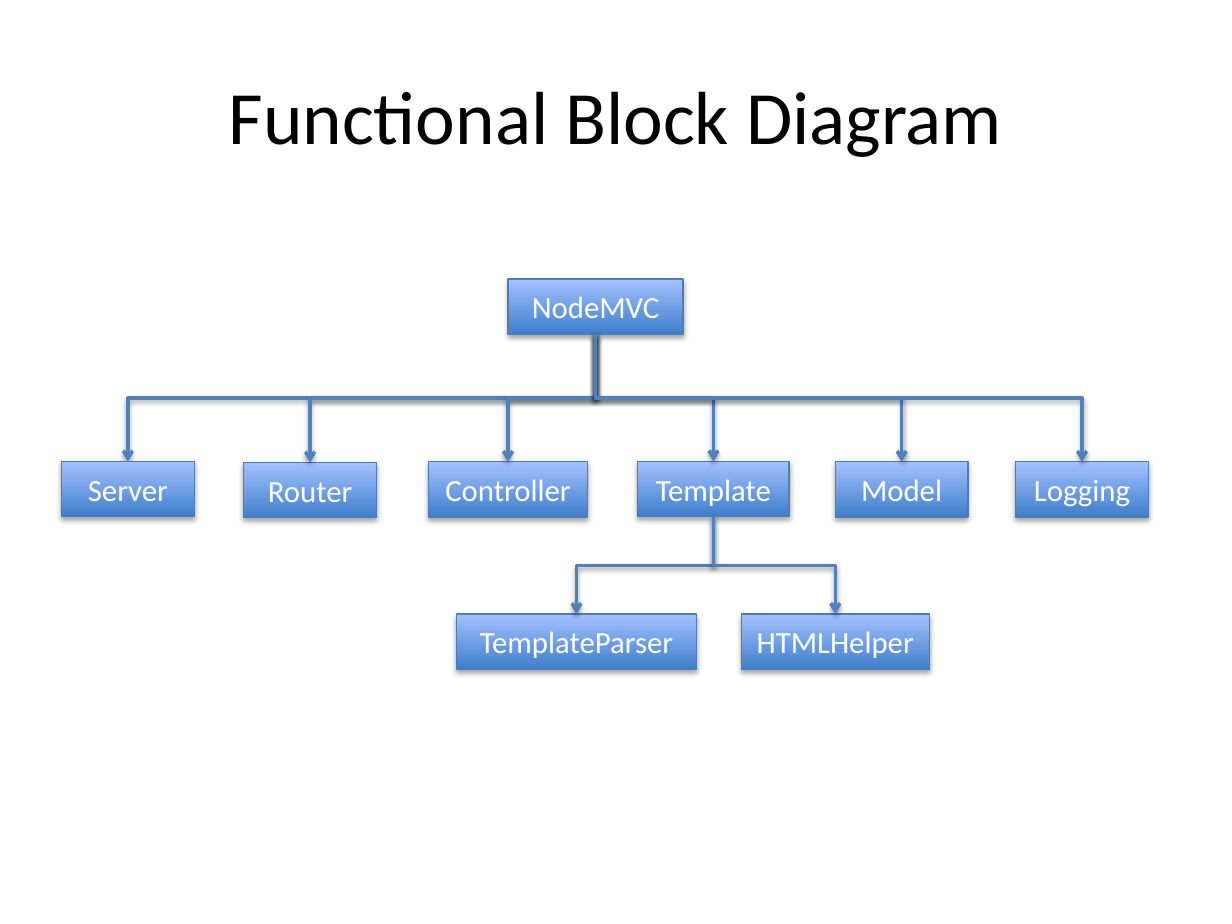
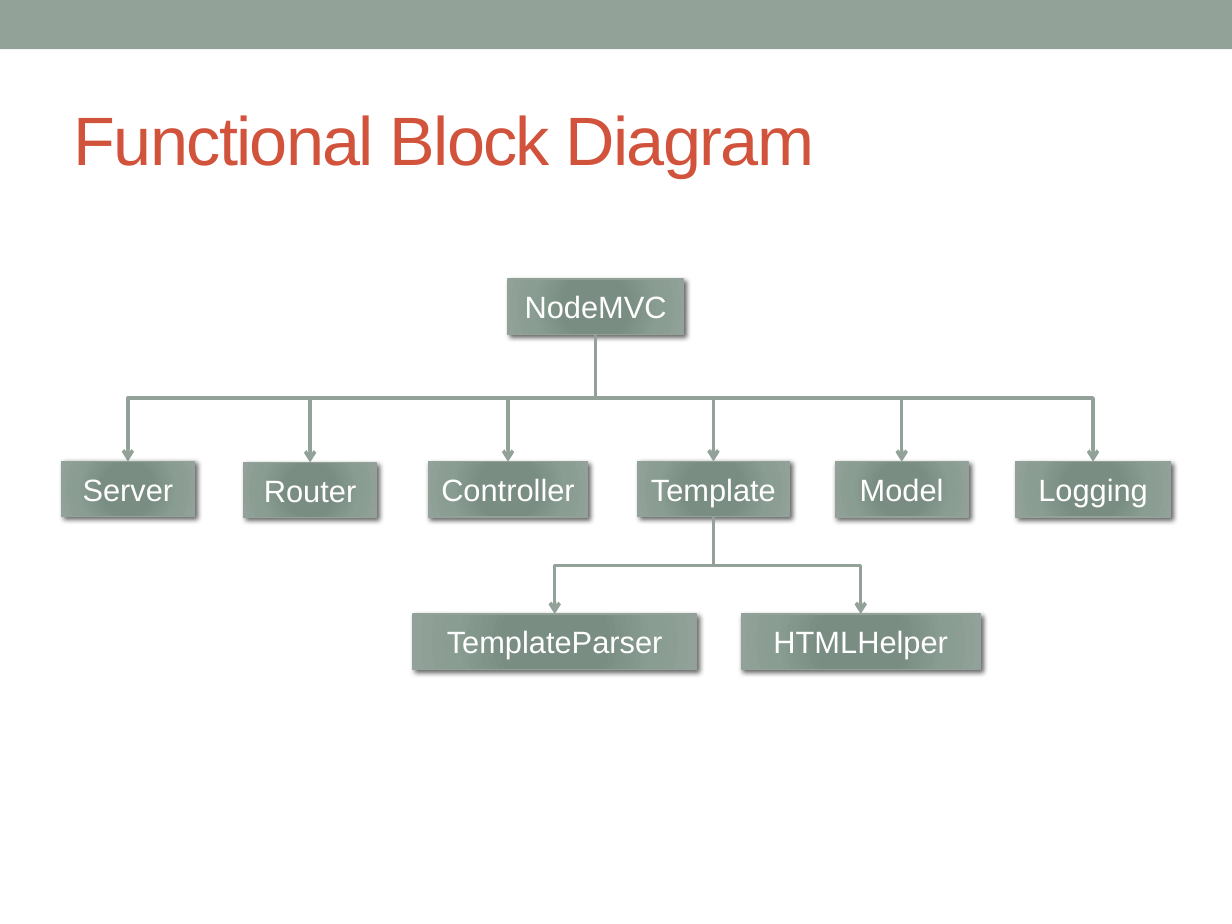
Before and after one commit to nodemvc/node-mvc, a slide deck: slide 5 of Documents/nodeMvcPresentation.pptx. Drawn at 1232x924 pixels with LibreOffice and Linux fonts; fonts in the diff are those of the drawing. Boxes give left, top, right and bottom in pixels: in the first picture for what was removed or moved away, otherwise in the second. Text is boxed around its words. In the diff, an @@ line names an element or a change of style, - is before the commit and + after.

Commit message:
Updated diagrams.

```diff
--- a/Documents/nodeMvcPresentation.pptx
+++ b/Documents/nodeMvcPresentation.pptx
@@ rectangle added at (x1=0, y1=0, x2=1232, y2=49), fill #93A299 @@
@@ title "Functional Block Diagram" moved from (x1=229, y1=91, x2=1002, y2=157) to (x1=74, y1=115, x2=814, y2=178) @@
@@ title "Functional Block Diagram" at (x1=74, y1=115, x2=814, y2=178): size 44 to 40 pt, font Calibri to Arial, text colour #000000 to #D2533C, letter spacing 0 to -1 pt; alignment centre to left @@
@@ elbow arrow (595, 334) - (128, 461): stroke #4F81BD 2 pt to #93A299 2.08 pt @@
@@ elbow arrow (595, 334) - (310, 462): stroke #4F81BD 2 pt to #93A299 2.08 pt @@
@@ elbow arrow (595, 334) - (508, 462): stroke #4F81BD 2 pt to #93A299 2.08 pt @@
@@ elbow arrow (595, 334) - (713, 461): stroke #4F81BD 2 pt to #93A299 2.08 pt @@
@@ elbow arrow (595, 334) - (902, 462): stroke #4F81BD 2 pt to #93A299 2.08 pt @@
@@ elbow arrow moved from (595, 334) - (1082, 462) to (595, 334) - (1093, 462) @@
@@ elbow arrow (595, 334) - (1093, 462): stroke #4F81BD 2 pt to #93A299 2.08 pt @@
@@ rectangle "Logging" resized from (x1=1015, y1=462, x2=1148, y2=517) to (x1=1015, y1=462, x2=1170, y2=517) @@
@@ elbow arrow moved from (713, 516) - (577, 614) to (713, 516) - (554, 614) @@
@@ elbow arrow (713, 516) - (554, 614): stroke #4F81BD 2 pt to #93A299 2.08 pt @@
@@ elbow arrow moved from (713, 516) - (835, 614) to (713, 516) - (861, 614) @@
@@ elbow arrow (713, 516) - (861, 614): stroke #4F81BD 2 pt to #93A299 2.08 pt @@
@@ rectangle "TemplateParser" resized from (x1=457, y1=614, x2=696, y2=669) to (x1=413, y1=614, x2=696, y2=669) @@
@@ font Calibri to Arial; fill gradient #3F80CE to #A4C4FF to gradient #7B8E82 to #7B8D83 to #8A9E92 to #93A299; outline #4B7EBC 0.75 pt to #93A299 0.75 pt; shadow changed in 9 elements at (x1=508, y1=278, x2=683, y2=334), (x1=62, y1=461, x2=195, y2=516), (x1=244, y1=462, x2=377, y2=517), (x1=429, y1=462, x2=588, y2=517), (x1=835, y1=462, x2=968, y2=517), (x1=638, y1=461, x2=790, y2=516), (x1=1015, y1=462, x2=1170, y2=517), (x1=413, y1=614, x2=696, y2=669), (x1=742, y1=614, x2=981, y2=669) @@
@@ rectangle "HTMLHelper" resized from (x1=742, y1=614, x2=930, y2=669) to (x1=742, y1=614, x2=981, y2=669) @@
```
Also in this commit, not shown: 7 other slides changed, 6 slides added, 4 slides removed.
